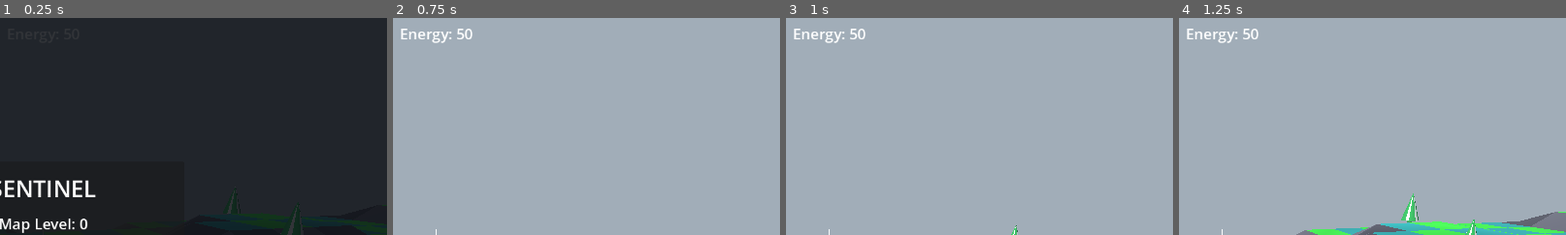
Above: before the commit, frames 1-4 (left to right).
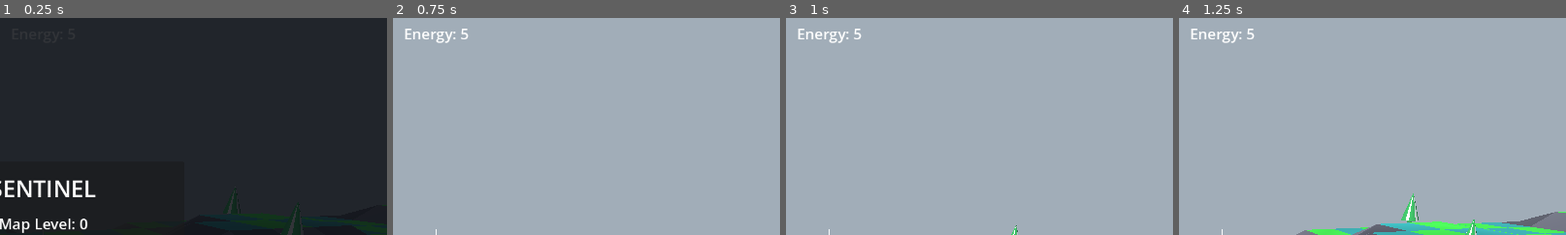
Above: after the commit, the same moments.

Repository: spoconnor/sentinel
Game: Godot game, scene res://main.tscn
Same seed, same stepped clock (60 frames per second), same inputs: the game is played once before the commit and once after it.
Inputs:
- Up to frame 1 (0.25 s): no input
- Up to frame 2 (0.75 s): click "Play" at 0.5 s
- Up to frame 3 (1 s): no input
- Up to frame 4 (1.25 s): no input
The pictures show only the part of the screen within x 44-94%, y 0-50%; the shares and areas given below are measured in that part.

The runs differ from the first frame. In frame 2, 0.5% of the frame differs, in the area x 2-21%, y 4-12%; in frame 3, 0.5%; in frame 4, 0.5%.

Commit message:
starting energy 5

Diff:
--- a/scripts/player_controller.gd
+++ b/scripts/player_controller.gd
@@ -26,7 +26,7 @@
 const WATCH_CONTACT_STALE_SECONDS := 0.7
 const GRID_SIZE := 31
 
-@export var starting_energy: int = 50
+@export var starting_energy: int = 5
 
 var _pitch: float = 0.0
 var _crosshair_layer: CanvasLayer
